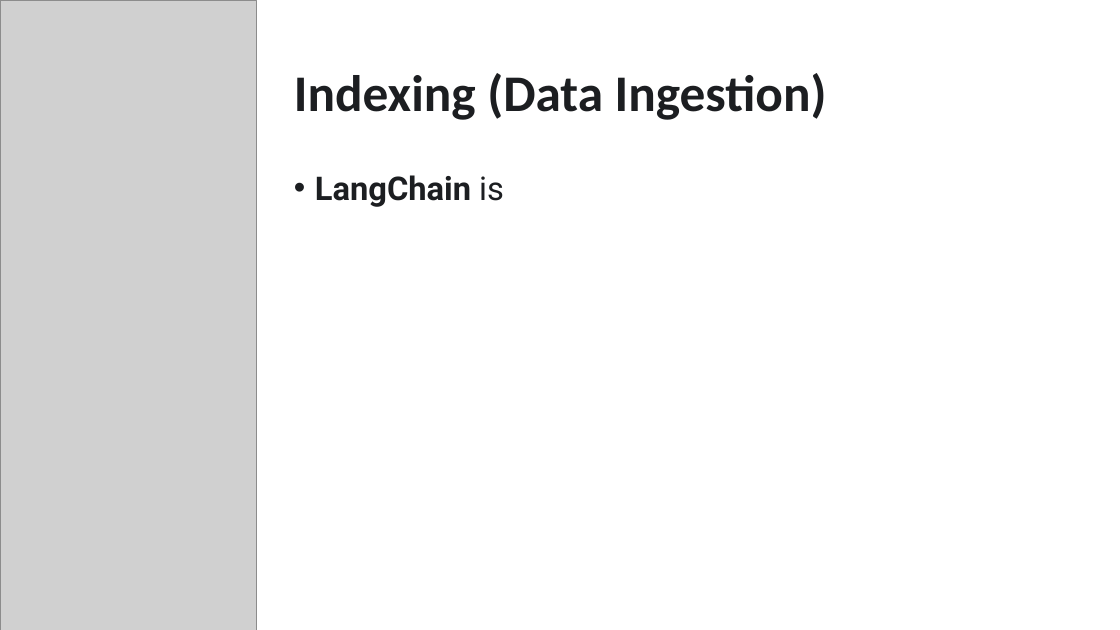
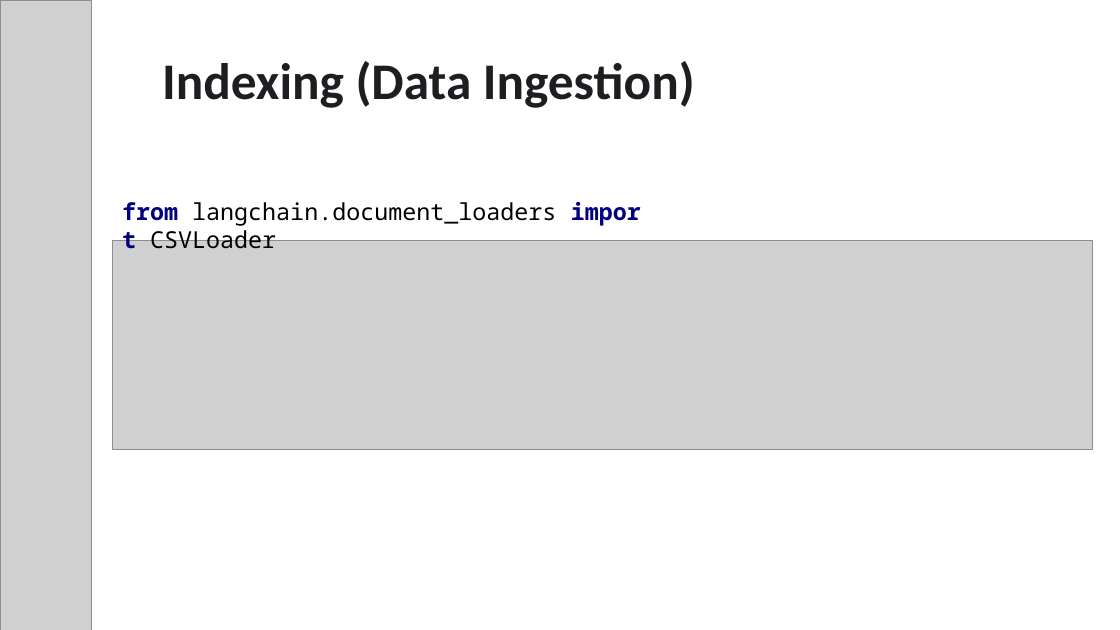
Before and after one commit to maryamfarooq13/FAQ-RAG-Application, a slide deck: slide 16 of Project Presentation.pptx (slide 15 before the commit). Drawn at 1120x630 pixels with LibreOffice and Linux fonts; fonts in the diff are those of the drawing; grey boxes stand for pictures. Boxes give left, top, right and bottom in pixels: in the first picture for what was removed or moved away, otherwise in the second. Text is boxed around its words. In the diff, an @@ line names an element or a change of style, - is before the commit and + after.

```diff
--- a/Project Presentation.pptx
+++ b/Project Presentation.pptx
@@ picture: place and size @@
-picture at bbox=[0, 0, 257, 630]
+picture at bbox=[0, 0, 91, 630]
@@ title "Indexing (Data Ingestion)": place and size @@
-title "Indexing (Data Ingestion)" at bbox=[294, 73, 827, 120]
+title "Indexing (Data Ingestion)" at bbox=[162, 61, 695, 108]
@@ text removed at bbox=[315, 175, 504, 207] @@
-• LangChain is
@@ text added at bbox=[122, 202, 556, 249], 20 pt, text #000000 @@
+from langchain.document_loaders import CSVLoader
@@ picture added at bbox=[113, 240, 1093, 449] @@
```
Also in this commit, not shown: 13 other slides changed, 6 slides added, 8 slides removed, 7 other files.
